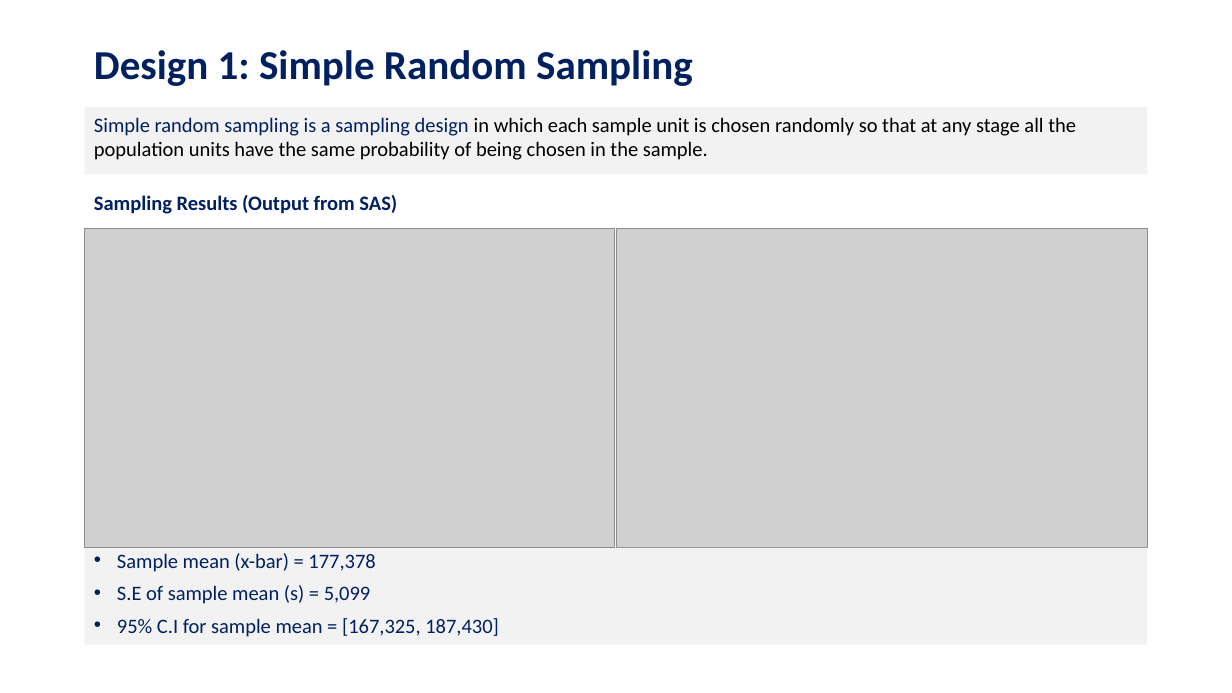
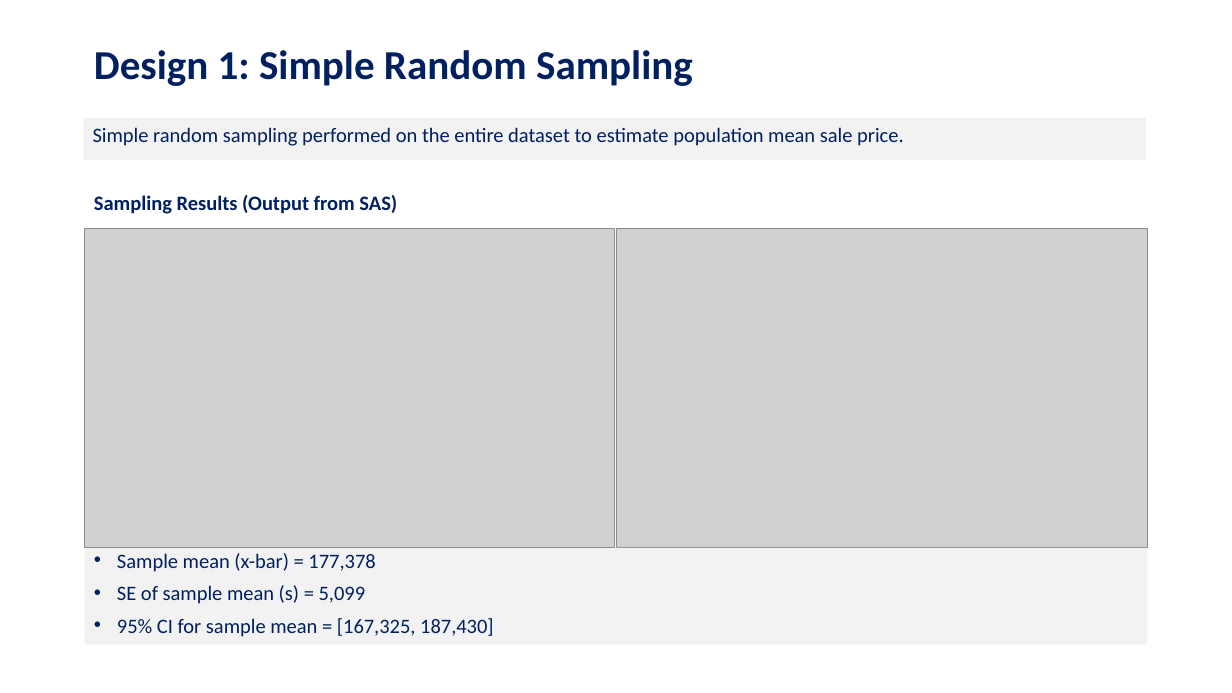
Before and after one commit to dmf42186/MSDS-6370-Statistical-Sampling-Class-Project, a slide deck: slide 5 of Reports/MSDS 6370 Statistical Sampling Project - Sudip Bhattacharyya Dan Freeman.pptx. Drawn at 1232x693 pixels with LibreOffice and Linux fonts; fonts in the diff are those of the drawing; grey boxes stand for pictures. Boxes give left, top, right and bottom in pixels: in the first picture for what was removed or moved away, otherwise in the second. Text is boxed around its words. In the diff, an @@ line names an element or a change of style, - is before the commit and + after.

```diff
--- a/Reports/MSDS 6370 Statistical Sampling Project - Sudip Bhattacharyya Dan Freeman.pptx
+++ b/Reports/MSDS 6370 Statistical Sampling Project - Sudip Bhattacharyya Dan Freeman.pptx
@@ text "Simple random sampling performed on ...": place and size @@
-text "Simple random sampling performed on ..." at box(85, 107, 1148, 175)
+text "Simple random sampling performed on ..." at box(83, 118, 1146, 161)
@@ text at box(93, 127, 904, 146): text changed; text colour #000000 to #002060 @@
-Simple random sampling is a sampling design in which each sample unit is chosen randomly so that at any stage all the population units have the same probability of being chosen in the sample.
+Simple random sampling performed on the entire dataset to estimate population mean sale price.
@@ text in rectangle at box(117, 585, 494, 637): text changed @@
-• S.E of sample mean (s) = 5,099
-• 95% C.I for sample mean = [167,325, 187,430]
+• SE of sample mean (s) = 5,099
+• 95% CI for sample mean = [167,325, 187,430]
```
Also in this commit, not shown: 10 other slides changed.
